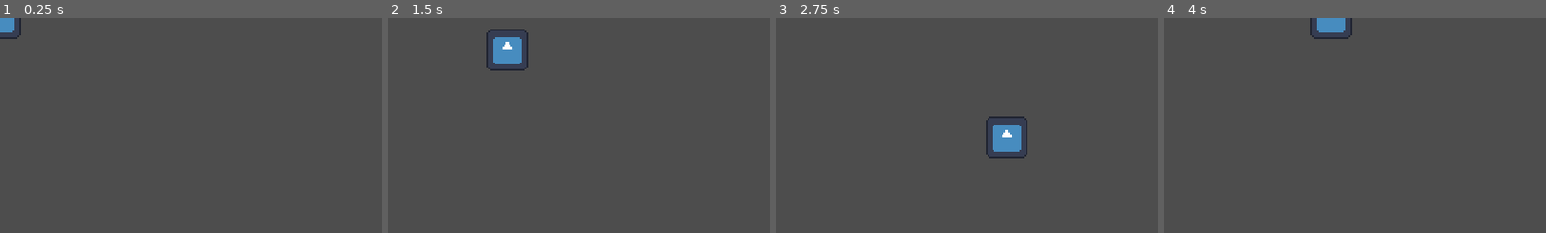
Above: before the commit, frames 1-4 (left to right).
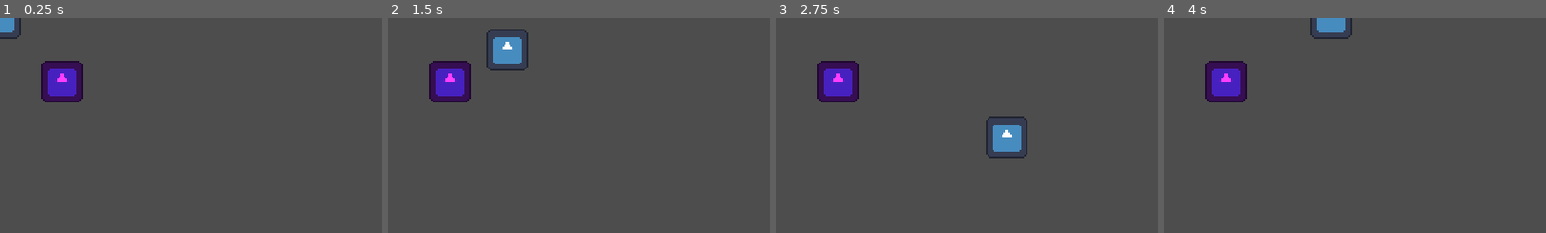
Above: after the commit, the same moments.

Repository: Vennnot/GWJ-87
Game: Godot game, scene res://scenes/main.tscn
The game is run twice, just before and just after one commit, with the same random seed, the same clock (stepped at 60 frames per second) and the same inputs. The engine's default icon, where the game draws it, is replaced by a stand-in: a white triangle on a blue panel in a dark square.
Inputs:
- Up to frame 1 (0.25 s): no input
- Up to frame 2 (1.5 s): tap Enter at 0.5 s; hold D (right) 0.53-1.28 s; tap E (interact, bound only after the commit) at 0.6, 1.35 s; hold S (down) from 1.28 s (still down)
- Up to frame 3 (2.75 s): release S (down) at 2.03 s; hold D (right) from 2.03 s (still down); tap E (interact, bound only after the commit) at 2.1 s
- Up to frame 4 (4 s): release D (right) at 2.78 s; hold W (up) 2.78-3.53 s; tap E (interact, bound only after the commit) at 2.85, 3.6 s; hold A (left) from 3.53 s (still down)
The pictures show only the part of the screen within x 0-50%, y 0-50%; the shares and areas given below are measured in that part.

The runs differ from the first frame. In frame 1, 2.1% of the frame differs, in the area x 10-22%, y 20-40%; in frame 2, 2.1%; in frame 3, 2.1%; in frame 4, 2.1%.

Commit message:
added interactables

Diff:
--- a/project.godot
+++ b/project.godot
@@ -14,6 +14,10 @@
 run/main_scene="uid://pdevqwcxwtka"
 config/features=PackedStringArray("4.5", "Forward Plus")
 config/icon="res://icon.svg"
+
+[autoload]
+
+Events="*res://scenes/autoloads/events.gd"
 
 [debug]
 
@@ -65,3 +69,14 @@
 "events": [Object(InputEventKey,"resource_local_to_scene":false,"resource_name":"","device":-1,"window_id":0,"alt_press …(192 unchanged characters)…
 ]
 }
+interact={
+"deadzone": 0.2,
+"events": [Object(InputEventKey,"resource_local_to_scene":false,"resource_name":"","device":-1,"window_id":0,"alt_pressed":false,"shift_pressed":false,"ctrl_pressed":false,"meta_pressed":false,"pressed":false,"keycode":0,"physical_keycode":69,"key_label":0,"unicode":101,"location":0,"echo":false,"script":null)
+, Object(InputEventKey,"resource_local_to_scene":false,"resource_name":"","device":-1,"window_id":0,"alt_pressed":false,"shift_pressed":false,"ctrl_pressed":false,"meta_pressed":false,"pressed":false,"keycode":0,"physical_keycode":32,"key_label":0,"unicode":32,"location":0,"echo":false,"script":null)
+]
+}
+
+[layer_names]
+
+2d_physics/layer_1="player"
+2d_physics/layer_2="interactable"
--- /dev/null
+++ b/scenes/autoloads/events.gd
@@ -0,0 +1,3 @@
+extends Node
+
+signal player_interacted
--- /dev/null
+++ b/scenes/interactable/interactable.gd
@@ -0,0 +1,22 @@
+class_name Interactable
+extends Node2D
+
+@onready var sprite: Sprite2D = %Sprite
+@onready var interactable_area: Area2D = %InteractableArea
+@onready var interactable_sprite: Sprite2D = %InteractableSprite
+
+var player_in_range := false
+
+func _ready() -> void:
+	interactable_area.body_entered.connect(_on_body_entered)
+	interactable_area.body_exited.connect(_on_body_exited)
+
+
+func _on_body_entered(other_body:Node2D)->void:
+	player_in_range = true
+	interactable_sprite.show()
+
+
+func _on_body_exited(other_body:Node2D)->void:
+	player_in_range = false
+	interactable_sprite.hide()
--- /dev/null
+++ b/scenes/interactable/interactable.tscn
@@ -0,0 +1,30 @@
+[gd_scene load_steps=4 format=3 uid="uid://46cu76bw28hk"]
+
+[ext_resource type="Script" uid="uid://bic0faid8s0l4" path="res://scenes/interactable/interactable.gd" id="1_4b5tc"]
+[ext_resource type="Texture2D" uid="uid://wgeavidivlav" path="res://icon.svg" id="1_g88tj"]
+
+[sub_resource type="CircleShape2D" id="CircleShape2D_yl2oe"]
+
+[node name="Interactable" type="Node2D"]
+script = ExtResource("1_4b5tc")
+
+[node name="Sprite" type="Sprite2D" parent="."]
+unique_name_in_owner = true
+self_modulate = Color(1, 0.23921569, 1, 1)
+scale = Vector2(0.2, 0.2)
+texture = ExtResource("1_g88tj")
+
+[node name="InteractableSprite" type="Sprite2D" parent="."]
+unique_name_in_owner = true
+visible = false
+position = Vector2(0, -31.999998)
+scale = Vector2(0.2, 0.2)
+texture = ExtResource("1_g88tj")
+
+[node name="InteractableArea" type="Area2D" parent="."]
+unique_name_in_owner = true
+collision_layer = 2
+monitorable = false
+
+[node name="CollisionShape2D" type="CollisionShape2D" parent="InteractableArea"]
+shape = SubResource("CircleShape2D_yl2oe")
--- a/scenes/main.tscn
+++ b/scenes/main.tscn
@@ -1,7 +1,11 @@
-[gd_scene load_steps=2 format=3 uid="uid://pdevqwcxwtka"]
+[gd_scene load_steps=3 format=3 uid="uid://pdevqwcxwtka"]
 
 [ext_resource type="PackedScene" uid="uid://dk2jjqclymris" path="res://scenes/player/player.tscn" id="1_o5qli"]
+[ext_resource type="PackedScene" uid="uid://46cu76bw28hk" path="res://scenes/interactable/interactable.tscn" id="2_0wfyh"]
 
 [node name="Main" type="Node"]
 
 [node name="Player" parent="." instance=ExtResource("1_o5qli")]
+
+[node name="Interactable" parent="." instance=ExtResource("2_0wfyh")]
+position = Vector2(39, 40)
--- a/scenes/player/player.gd
+++ b/scenes/player/player.gd
@@ -3,6 +3,11 @@
 
 @export var speed := 100.0
 @export var friction := 2000.0
+
+
+func _process(delta: float) -> void:
+	if Input.is_action_just_pressed(&"interact"):
+		Events.player_interacted.emit()
 
 
 func _physics_process(delta:float)->void:
Not shown, added: scenes/autoloads/events.gd.uid
Not shown, added: scenes/interactable/interactable.gd.uid
